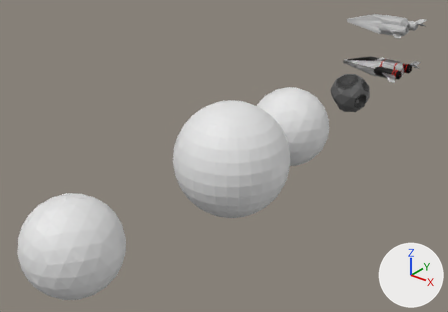
Renders of the Blender file assets/asteroid.blend from each side of a commit.
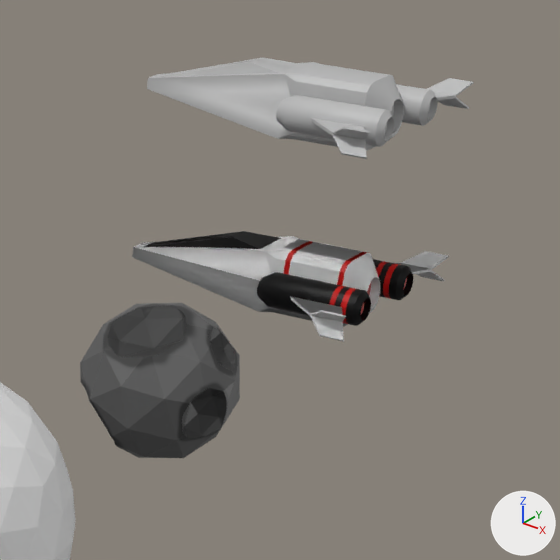
Each version is shown whole from a camera (50 mm lens) standing at (29.3, -46.6, 23.4) and looking at (-3.8, -5.2, -2.3), then close up on the part from 69% to 100% of the width and 0% to 44% of the height. Lighting does not change. The marker at lower right points along +X, +Y and +Z. The last two pictures show the newer version.
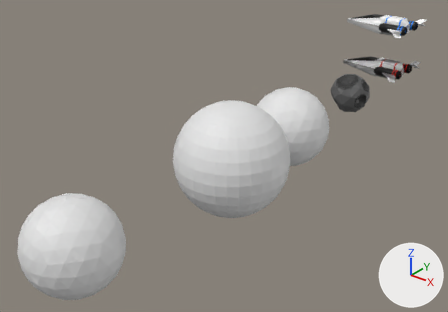
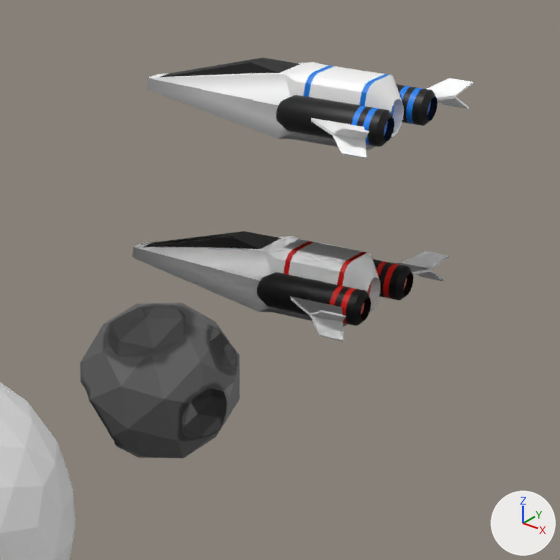
Location of each change, [x1, y1, x2, y2] in pixels of the close-ups (560 x 560 px):
'Cube.002', surface changed
    both: [147, 58, 474, 159]

Diff of the bpy script that builds the scene:
```diff
--- a/assets/asteroid.blend.py
+++ b/assets/asteroid.blend.py
@@ img_spaceship @@
+img_spaceship = load_image('spaceship', '_unpacked/spaceship', 1024, 1024, 'sRGB')
@@ mat_material_014 @@
 mat_material_014 = principled_material('Material.014')
-mat_material_014.base_color = (0.5, 0.5, 0.5)  # grey #bcbcbc
+mat_material_014.texture = img_spaceship
```
